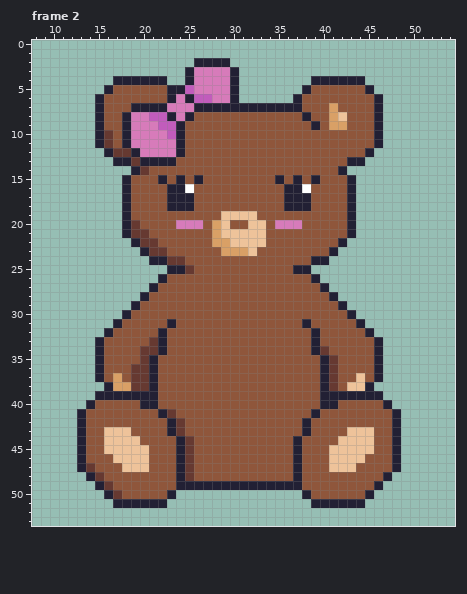
Two states of a pixel-art file, aseprite_files/teddybear_girl.ase. Above, as it was before the edit.
64x64 pixels, 2 frames. Shown: frame 2: x 8..54, y 0..53. The commit also changed other frames, which this record leaves out.
After the commit:
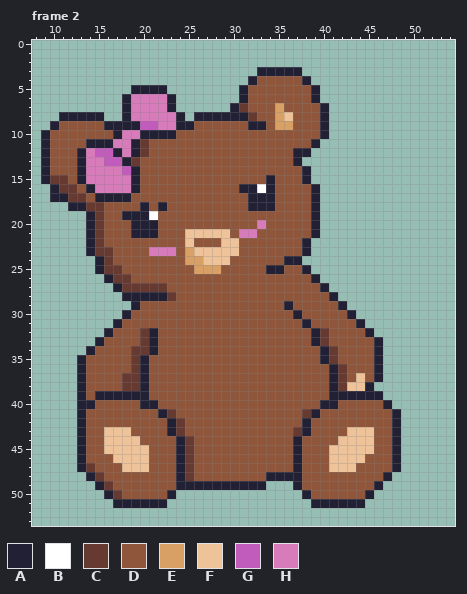
Palette (. is transparent): A #222034  B #ffffff  C #663931  D #8f563b  E #d9a066  F #eec39a  G #c15cbc  H #d77bba
Commit message: added dance animation for female bear
Diff:
Changed rows in their new state; - is an unchanged pixel.
Frame 2:
first column x 9:
 2 -----------------....-----------------
 3 ----------------......--AAAAA---------
 4 --------......--......-ADDDDDA......--
 5 -------...AAAA........ADDDDDDDA......-
 6 ------...AHHHH-.......ADDDDDD-A.......
 7 ------...AHHHHA......-CDDDEDD--A......
 8 --AAAA-..---HHHA.AAAAAAC--EF-D-A......
 9 -ADDDDDAA-AGGHH-A------AA-EE--DA......
10 ADDDDDDDAH-AAAAD---------------A......
11 ADDDDA-AHHACDDDD--------------A.......
12 ADDDAHGGAH-CDDDD------------AA.......-
13 ADDDAHHGG--DDDD-------------A.......--
14 ADDDAHHHHG-D-----------------A....----
15 ACCDAHHHHHA--D-D-D-------AD-DA.....---
16 -ACCDAHHHHA---DDD-----AABA-DDDA....---
17 -AACCDAAA-----DDD------AAA-DDDA....---
18 ---AACCDDD-A-ADDD------AAA-DDDA....---
19 -----ACDD-AAB-------DDDD------A....---
20 -----ACDDDAAA--DDD-DD--DH-DDD-A....---
21 -----ACDDDAAA---FFFF-DHHD-----A....---
22 -----ACDDDDDD---F--DF-DDD----A....----
23 -----ACCDDDDHHH-EFFFFFDD-----A...-----
24 ------ACDDDDDDDDEEFFF------AA...------
25 ------ACCDDDDDDDDEEE-----AA-D---------
26 -------ACCDDDD------------------------
27 --------ACCCCC------------------------
28 ---------AA-AAC-----------------------
29 ---------------------------A----------
30 ----------------------------A---------
31 --------------D-----------------------
32 -----------CAD-----------------C------
33 -----------CAD-----------------C------
34 -----AD---C-AD----------------DAC-----
35 ----ADD---CAD-------------------------
36 ----ADD----AD------------------DAC----
37 ----ADD-DC-AD------------------DAC----
38 ----ADDDDC-AD------------------DAC----
39 ----AD------D------------------D------
40 ----A---------------------------------
41 -----------------------------C--------
43 ----------------------------C---------
first column x 34:
48 AAA
49 ...
